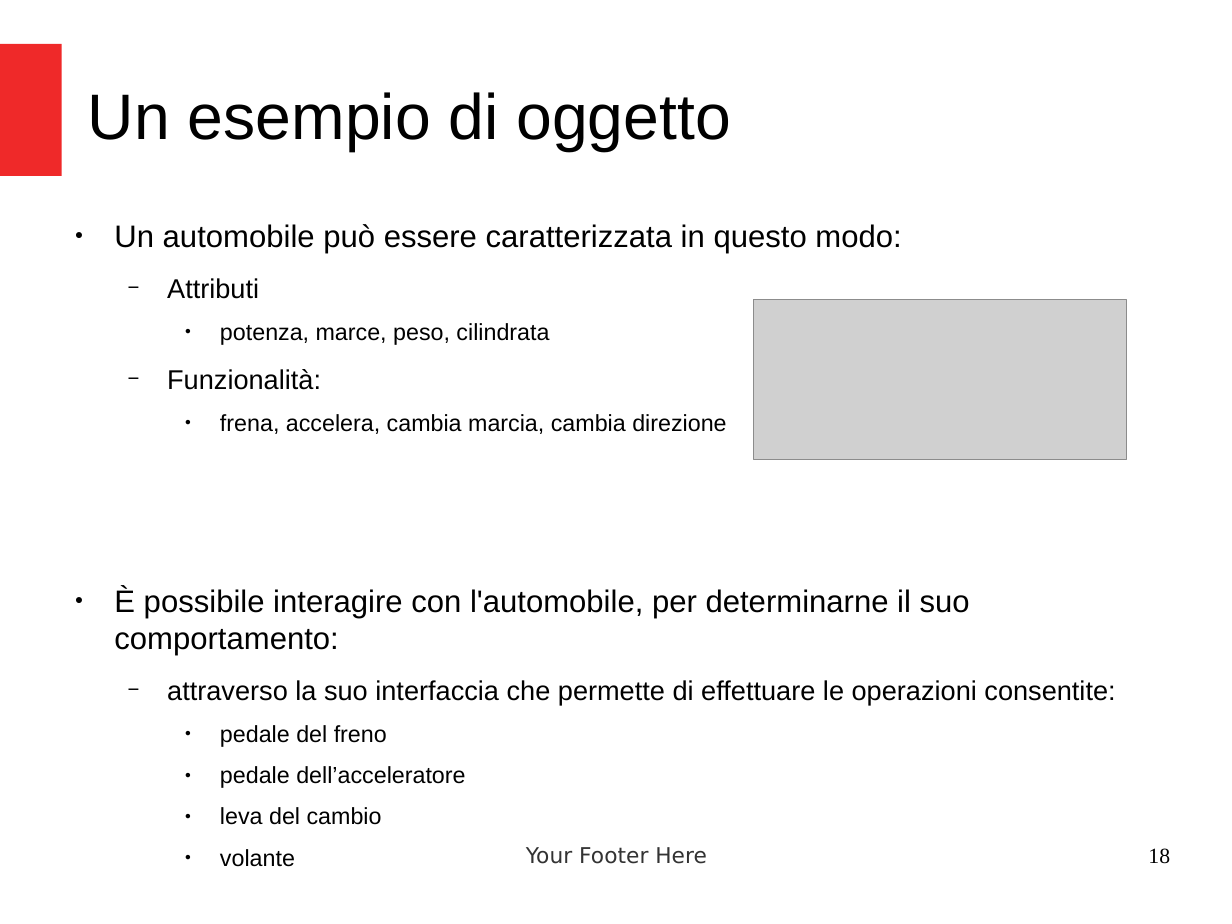
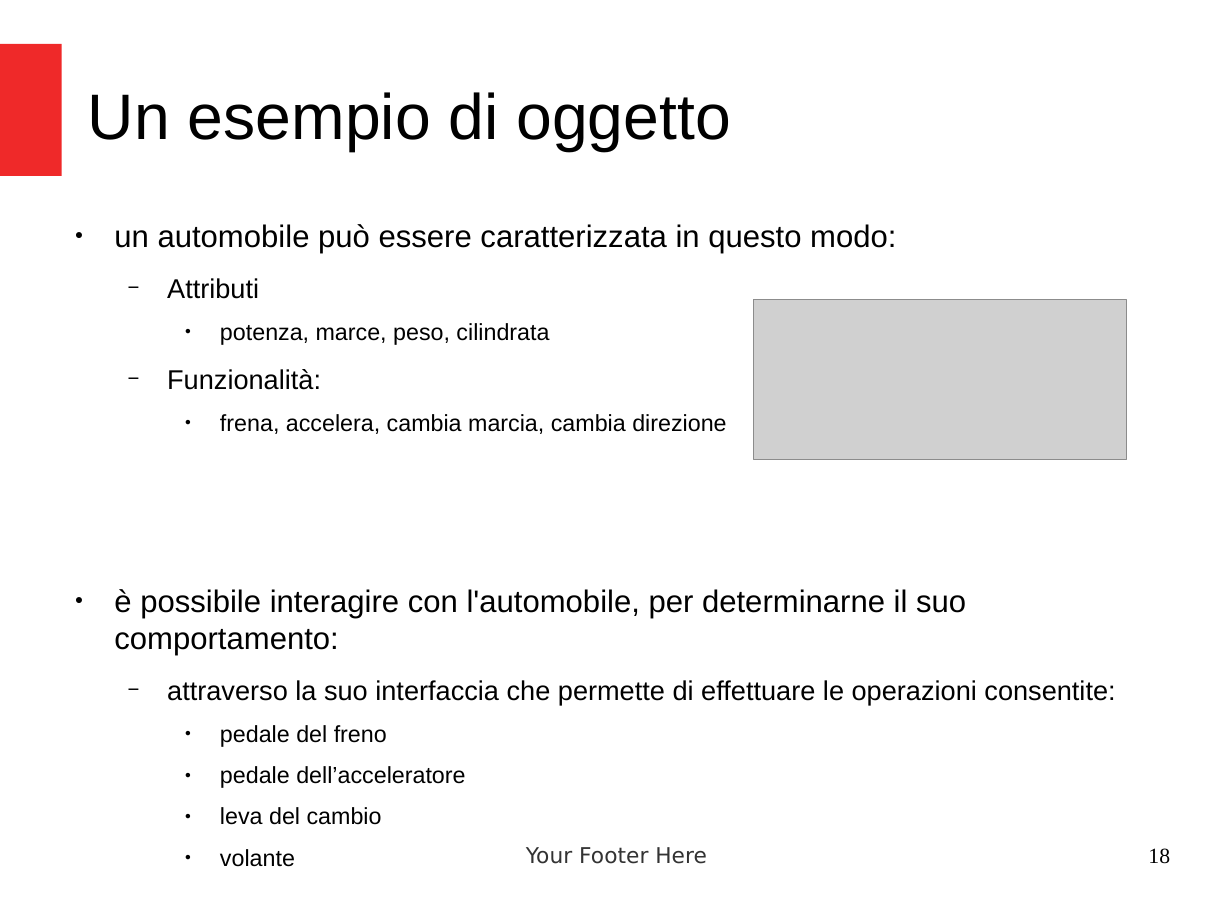
Before and after one commit to criluc/jdbc-tutorial, a slide deck: slide 18 of Introduzione a Java.odp. Drawn at 1232x924 pixels with LibreOffice and Linux fonts; fonts in the diff are those of the drawing; grey boxes stand for pictures. Boxes give left, top, right and bottom in pixels: in the first picture for what was removed or moved away, otherwise in the second. Text is boxed around its words. In the diff, an @@ line names an element or a change of style, - is before the commit and + after.

```diff
--- a/Introduzione a Java.odp
+++ b/Introduzione a Java.odp
@@ text at (x1=114, y1=224, x2=896, y2=253): text changed @@
-● Un automobile può essere caratterizzata in questo modo:
+● un automobile può essere caratterizzata in questo modo:
@@ text at (x1=114, y1=589, x2=966, y2=656): text changed @@
-● È possibile interagire con l'automobile, per determinarne il suo comportamento:
+● è possibile interagire con l'automobile, per determinarne il suo comportamento:
```
Also in this commit, not shown: 20 other slides changed, 2 other files.
